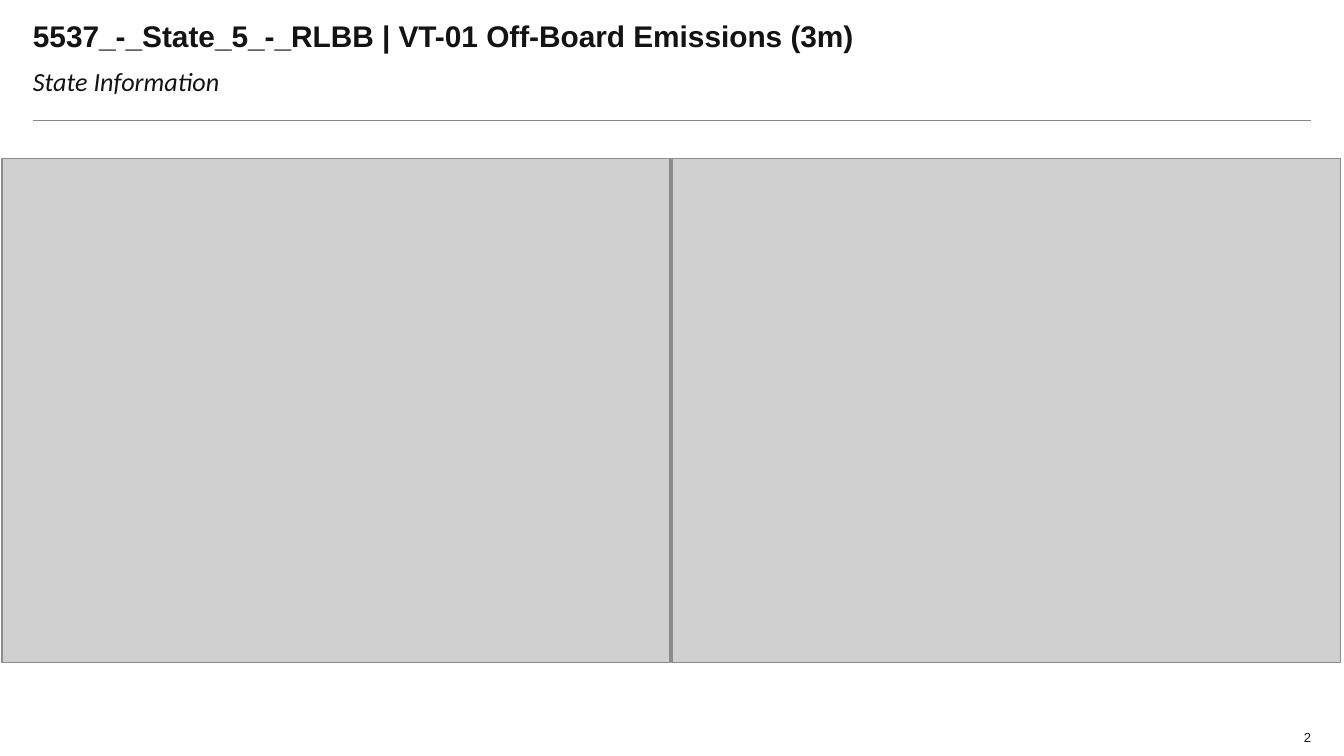
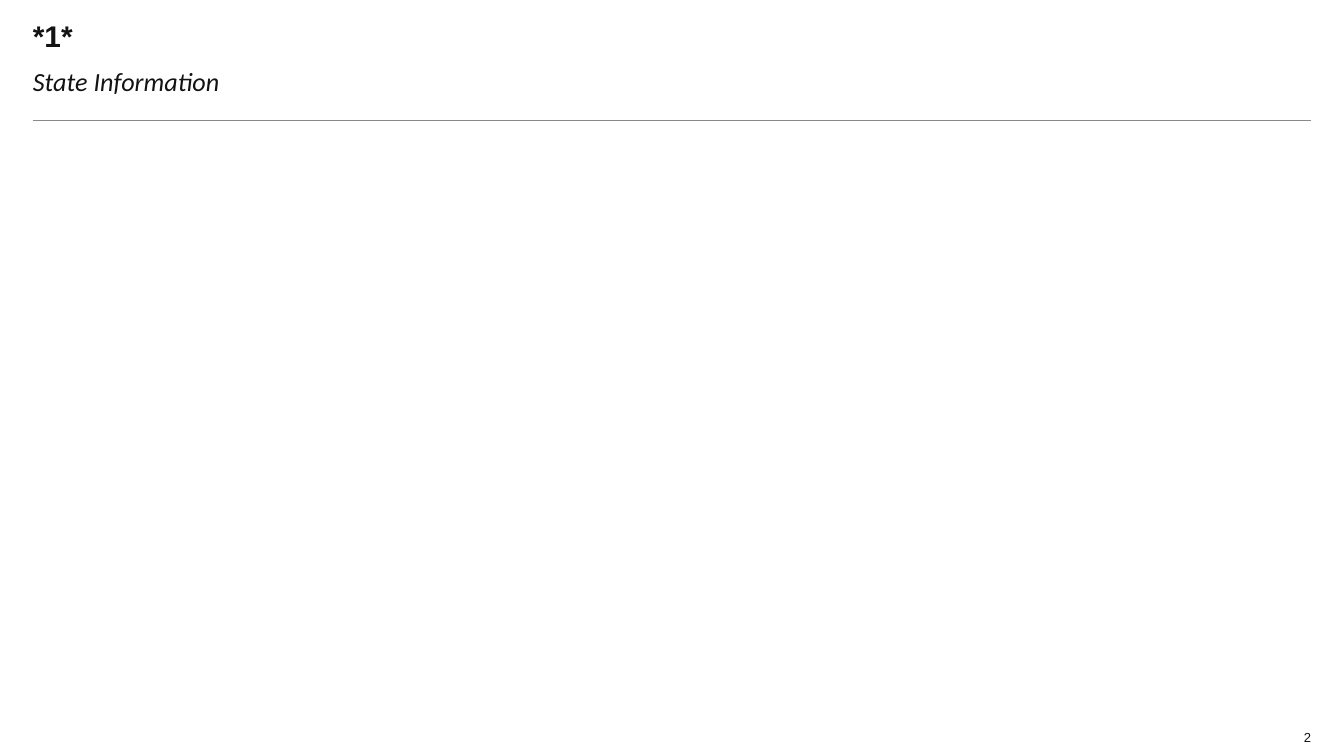
Before and after one commit to Laurapaws/graphGrabber, a slide deck: slide 2 of newDeck.pptx. Drawn at 1344x756 pixels with LibreOffice and Linux fonts; fonts in the diff are those of the drawing; grey boxes stand for pictures; background and template pictures are left out. Boxes give left, top, right and bottom in pixels: in the first picture for what was removed or moved away, otherwise in the second. Text is boxed around its words. In the diff, an @@ line names an element or a change of style, - is before the commit and + after.

```diff
--- a/newDeck.pptx
+++ b/newDeck.pptx
@@ title at (x1=33, y1=26, x2=73, y2=47): text changed @@
-5537_-_State_5_-_RLBB | VT-01 Off-Board Emissions (3m)
+*1*
@@ picture removed at (x1=1, y1=159, x2=669, y2=663) @@
@@ picture removed at (x1=672, y1=159, x2=1340, y2=663) @@
```
Also in this commit, not shown: 8 other slides changed, 1 other file.
